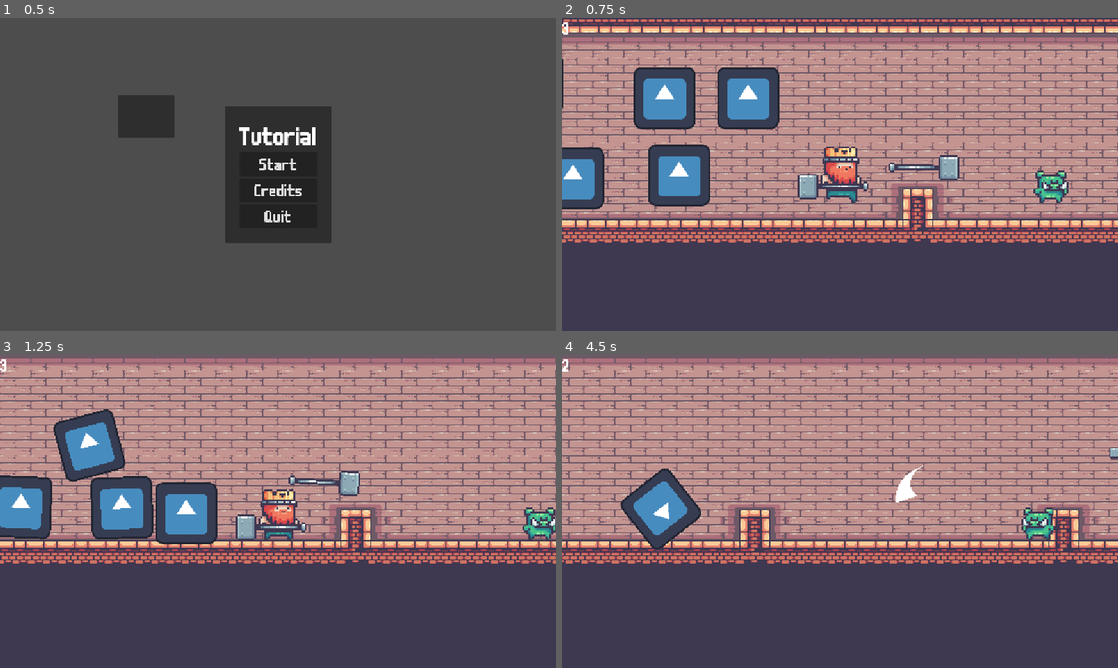
Above: before the commit, frames 1-4 (two rows, left to right).
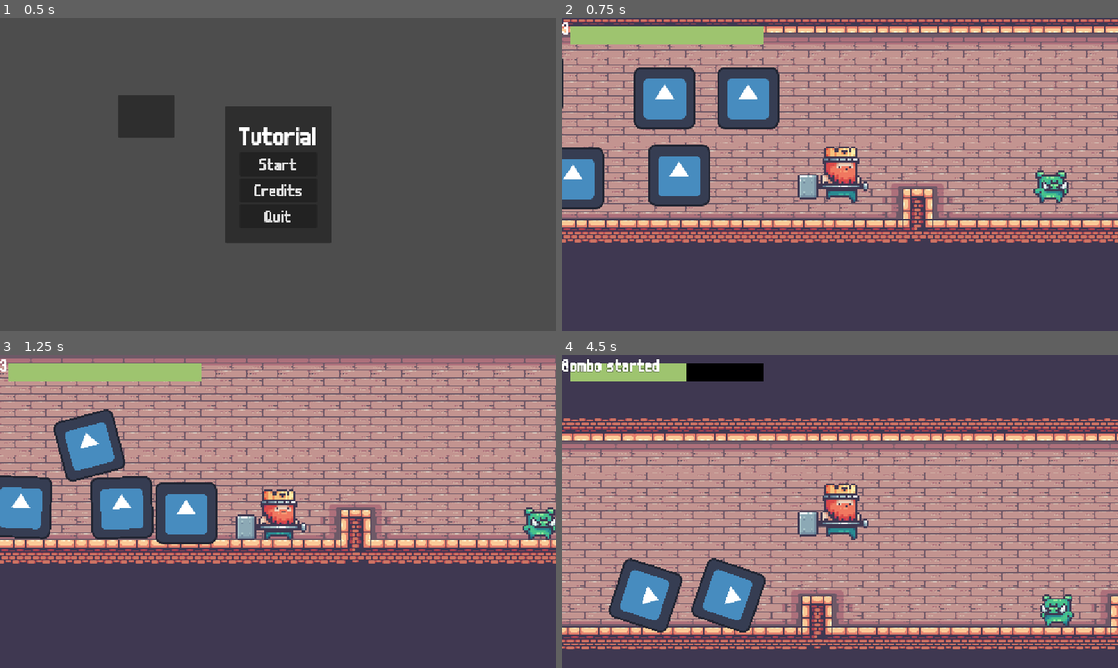
Above: after the commit, the same moments.

Repository: CC5408/Tutorial-CC5408-Oto-o-2025
Game: Godot game, scene res://ui/main_menu.tscn
The game is run twice, just before and just after one commit, with the same random seed, the same clock (stepped at 60 frames per second) and the same inputs. The engine's default icon, where the game draws it, is replaced by a stand-in: a white triangle on a blue panel in a dark square. Sound files missing from this copy of the repository are replaced by a short silence.
Inputs (mouse positions are in pixels of both pictures, inside the frame that each line leads up to):
- Up to frame 1 (0.5 s): no input
- Up to frame 2 (0.75 s): click "Start" at 0.5 s
- Up to frame 3 (1.25 s): no input
- Up to frame 4 (4.5 s): move the mouse to (962, 495) at 1.27 s; hold D (move_right) 1.28-2.78 s; click (962, 495) at 1.35 s; tap Space (jump) at 1.52, 2.27, 3.77 s; move the mouse to (728, 527) at 2.02 s; right-click (728, 527) at 2.1 s; move the mouse to (895, 442) at 2.77 s; hold A (move_left) 2.78-3.53 s; click (895, 442) at 2.85 s; move the mouse to (812, 574) at 3.52 s; hold D (move_right) from 3.53 s (still down); right-click (812, 574) at 3.6 s; click (812, 574) at 3.67 s; move the mouse to (1006, 558) at 4.27 s; click (1006, 558) at 4.35 s

Frame 1 is identical in both runs. In frame 2, 2.5% of the frame differs, in the area x 1-72%, y 2-52%; in frame 3, 3.4%; in frame 4, 77%, in the area x 0-100%, y 0-94%.

Commit message:
top down and wip combo

Diff:
--- /dev/null
+++ b/combos/hadouken.tres
@@ -0,0 +1,9 @@
+[gd_resource type="Resource" script_class="Combo" load_steps=2 format=3 uid="uid://bvrg8ex2rjmxk"]
+
+[ext_resource type="Script" uid="uid://d2dtwmrqn5pyb" path="res://scripts/combo.gd" id="1_xsilc"]
+
+[resource]
+script = ExtResource("1_xsilc")
+name = "Hadouken"
+keys = Array[int]([1, 3, 2])
+metadata/_custom_type_script = "uid://d2dtwmrqn5pyb"
--- /dev/null
+++ b/components/combo_component.gd
@@ -0,0 +1,46 @@
+class_name ComboComponent
+extends Node
+
+@export var combos: Array[Combo]
+@export var delay : float = 1.0
+
+var _current_combos: Array[Dictionary]
+var _current_combos_index: Array[int]
+
+#var _current_combos = Dictionary
+
+var _actions: Array[StringName] # [move_left, move_right, ...]
+func _ready() -> void:
+	for i in Combo.Key.values():
+		if i == 0:
+			continue
+		_actions.push_back(Combo.get_action(i))
+
+func _input(event: InputEvent) -> void:
+	for action in _actions:
+		if Input.is_action_just_pressed(action):
+			for i in combos.size():
+				var combo = combos[i]
+				if combo in _current_combos:
+					var next_combo_index = _current_combos_index[i] + 1
+					if combo.keys[next_combo_index] == Combo.get_key(action):
+						if next_combo_index == combo.keys.size():
+							Debug.log(combo.name)
+							_current_combos = []
+							_current_combos_index = []
+						else:
+							Debug.log("combo continue")
+							_current_combos_index[i] += 1
+					else:
+						Debug.log("combo stop")
+
+						var index = _current_combos.find(combo)
+						_current_combos.remove_at(index)
+						_current_combos_index.remove_at(index)
+				else:
+					if combo.keys.size() == 0:
+						continue
+					if combo.keys[0] == Combo.get_key(action):
+						Debug.log("combo started")
+						_current_combos.push_back(combo)
+						_current_combos_index.push_back(0)
--- /dev/null
+++ b/components/health_component.gd
@@ -0,0 +1,18 @@
+class_name HealthComponent
+extends Node
+
+signal died
+signal health_changed(value)
+
+@export var health: float = 100:
+	set(value):
+		if health == value:
+			return
+		health =  clamp(value, 0, max_health)
+		health_changed.emit(health)
+		if health == 0:
+			died.emit()
+@export var max_health: float = 100
+
+func take_damage(damage: float) -> void:
+	health -= damage
--- a/components/hurtbox.gd
+++ b/components/hurtbox.gd
@@ -1,5 +1,7 @@
 class_name Hurtbox
 extends Area2D
+
+@export var health_component: HealthComponent
 
 
 func _ready() -> void:
@@ -9,6 +11,9 @@
 func _on_area_entered(area: Area2D) -> void:
 	var hitbox = area as Hitbox
 	if hitbox:
-		if owner.has_method("take_damage"):
+		if health_component:
+			health_component.take_damage(hitbox.damage)
+			hitbox.damage_dealt.emit()
+		elif owner.has_method("take_damage"):
 			owner.take_damage(hitbox.damage)
 			hitbox.damage_dealt.emit()
--- a/scenes/hammer_rb.gd
+++ b/scenes/hammer_rb.gd
@@ -1,14 +1,4 @@
 extends RigidBody2D
 
 @onready var trail_spawn: Node2D = $TrailSpawn
-@onready var line_2d: Line2D = $Line2D
-
-
-func _process(delta: float) -> void:
-	_update_trail()
-
-
-func _update_trail() -> void:
-	if line_2d.points.size() 	> 20:
-		line_2d.remove_point(0)
-	line_2d.add_point(line_2d.to_local(trail_spawn.global_position))
+@onready var trail: Line2D = $Trail
--- a/scenes/hammer_rb.tscn
+++ b/scenes/hammer_rb.tscn
@@ -1,7 +1,8 @@
-[gd_scene load_steps=8 format=3 uid="uid://c8wt64e6xyyky"]
+[gd_scene load_steps=9 format=3 uid="uid://c8wt64e6xyyky"]
 
 [ext_resource type="Texture2D" uid="uid://b1yc6nrp02cut" path="res://assets/Kings and Pigs/hammer.png" id="1_mgjhq"]
 [ext_resource type="Script" uid="uid://624go3mb7n1c" path="res://scenes/hammer_rb.gd" id="1_vp2i0"]
+[ext_resource type="Script" uid="uid://cevu0fk5jqbgp" path="res://scenes/trail.gd" id="2_3fnmc"]
 [ext_resource type="Script" uid="uid://ct62y0ayfxtlc" path="res://components/flip_sprite.gd" id="2_vp2i0"]
 
 [sub_resource type="PhysicsMaterial" id="PhysicsMaterial_01xny"]
@@ -24,11 +25,12 @@
 script = ExtResource("1_vp2i0")
 metadata/_edit_group_ = true
 
-[node name="Line2D" type="Line2D" parent="."]
-show_behind_parent = true
-top_level = true
+[node name="Trail" type="Line2D" parent="."]
 position = Vector2(52, 0)
+points = PackedVector2Array(4, 0, 50, 2)
+width = 50.0
 width_curve = SubResource("Curve_vp2i0")
+script = ExtResource("2_3fnmc")
 
 [node name="FlipSprite" type="Sprite2D" parent="."]
 z_index = 1
--- a/scenes/pig.gd
+++ b/scenes/pig.gd
@@ -1,5 +1,4 @@
 extends CharacterBody2D
-
 
 
 @export var max_speed = 400
--- a/scenes/pig.tscn
+++ b/scenes/pig.tscn
@@ -37,6 +37,7 @@
 collision_layer = 2
 collision_mask = 2
 script = ExtResource("4_ct3s0")
+damage = 40
 metadata/_custom_type_script = "uid://8qviiitsyvio"
 
 [node name="CollisionShape2D" type="CollisionShape2D" parent="Pivot/Hitbox"]
--- a/scenes/player.gd
+++ b/scenes/player.gd
@@ -24,6 +24,8 @@
 @onready var sprite_2d: Sprite2D = $Pivot/Sprite2D
 @onready var collision_shape_2d: CollisionShape2D = $CollisionShape2D
 @onready var label: Label = $CanvasLayer/Label
+@onready var health_bar: ProgressBar = %HealthBar
+@onready var health_component: HealthComponent = $HealthComponent
 
 
 
@@ -31,6 +33,10 @@
 	animation_tree.active = true
 	hitbox.damage_dealt.connect(_on_damage_dealt)
 	label.text = str(Game.health)
+	health_component.health_changed.connect(_on_health_changed)
+	health_bar.value = health_component.health
+	health_bar.max_value = health_component.max_health
+	health_component.died.connect(death)
 
 func _physics_process(delta: float) -> void:
 	if not is_on_floor():
@@ -104,8 +110,6 @@
 
 
 func death() -> void:
-	Game.health -= 1
-	label.text = str(Game.health)
 	dead = true
 	playback.travel("death")
 	await animation_tree.animation_finished
@@ -116,6 +120,8 @@
 	await get_tree().create_timer(1.5).timeout
 	queue_free()
 
-	#if Game.health <= 0:
-		#return
-	#get_tree().reload_current_scene()
+	get_tree().reload_current_scene()
+
+
+func _on_health_changed(value: float) -> void:
+		health_bar.value = value
--- a/scenes/player.tscn
+++ b/scenes/player.tscn
@@ -16,7 +16,10 @@
 [ext_resource type="Texture2D" uid="uid://edw7x2ca7eqh" path="res://assets/Kings and Pigs/Sprites/01-King Human/Door Out (78x58).png" id="11_oprun"]
 [ext_resource type="Texture2D" uid="uid://bbeetx6bg2xre" path="res://assets/Kings and Pigs/Sprites/01-King Human/Hit (78x58).png" id="12_a8ls1"]
 [ext_resource type="Script" uid="uid://nt6fh6wqgklo" path="res://components/hurtbox.gd" id="16_a8ls1"]
-[ext_resource type="PackedScene" uid="uid://kqjsn3wwq6hy" path="res://scenes/hammer.tscn" id="17_qfm1y"]
+[ext_resource type="Script" uid="uid://b3e02jakehjm5" path="res://components/health_component.gd" id="17_qfm1y"]
+[ext_resource type="Script" uid="uid://di7l8fj8pbkxp" path="res://components/combo_component.gd" id="18_fulsm"]
+[ext_resource type="Script" uid="uid://d2dtwmrqn5pyb" path="res://scripts/combo.gd" id="19_60mlk"]
+[ext_resource type="Resource" uid="uid://bvrg8ex2rjmxk" path="res://combos/hadouken.tres" id="20_i4ail"]
 
 [sub_resource type="CapsuleShape2D" id="CapsuleShape2D_qhqgy"]
 radius = 25.0
@@ -709,6 +712,12 @@
 radius = 34.0
 height = 132.0
 
+[sub_resource type="StyleBoxFlat" id="StyleBoxFlat_qfm1y"]
+bg_color = Color(0, 0, 0, 1)
+
+[sub_resource type="StyleBoxFlat" id="StyleBoxFlat_fulsm"]
+bg_color = Color(0.617463, 0.769218, 0.435641, 1)
+
 [node name="Player" type="CharacterBody2D"]
 collision_layer = 3
 script = ExtResource("1_3vyb7")
@@ -765,14 +774,19 @@
 
 [node name="Camera2D" type="Camera2D" parent="."]
 
-[node name="Hurtbox" type="Area2D" parent="."]
+[node name="Hurtbox" type="Area2D" parent="." node_paths=PackedStringArray("health_component")]
 collision_layer = 2
 collision_mask = 2
 script = ExtResource("16_a8ls1")
+health_component = NodePath("../HealthComponent")
 metadata/_custom_type_script = "uid://nt6fh6wqgklo"
 
 [node name="CollisionShape2D" type="CollisionShape2D" parent="Hurtbox"]
 shape = SubResource("CapsuleShape2D_qfm1y")
+
+[node name="HealthComponent" type="Node" parent="."]
+script = ExtResource("17_qfm1y")
+metadata/_custom_type_script = "uid://b3e02jakehjm5"
 
 [node name="CanvasLayer" type="CanvasLayer" parent="."]
 
@@ -781,4 +795,24 @@
 offset_bottom = 41.0
 text = "XX"
 
-[node name="Hammer" parent="." instance=ExtResource("17_qfm1y")]
+[node name="MarginContainer" type="MarginContainer" parent="CanvasLayer"]
+offset_right = 433.0
+offset_bottom = 69.0
+theme_override_constants/margin_left = 16
+theme_override_constants/margin_top = 16
+theme_override_constants/margin_right = 16
+theme_override_constants/margin_bottom = 16
+
+[node name="HealthBar" type="ProgressBar" parent="CanvasLayer/MarginContainer"]
+unique_name_in_owner = true
+layout_mode = 2
+size_flags_vertical = 1
+theme_override_styles/background = SubResource("StyleBoxFlat_qfm1y")
+theme_override_styles/fill = SubResource("StyleBoxFlat_fulsm")
+value = 50.0
+show_percentage = false
+
+[node name="ComboComponent" type="Node" parent="."]
+script = ExtResource("18_fulsm")
+combos = Array[ExtResource("19_60mlk")]([ExtResource("20_i4ail")])
+metadata/_custom_type_script = "uid://di7l8fj8pbkxp"
--- /dev/null
+++ b/scenes/top_down.tscn
@@ -0,0 +1,14 @@
+[gd_scene load_steps=3 format=3 uid="uid://d0g2yfpave4pg"]
+
+[ext_resource type="Texture2D" uid="uid://cuamxtacfvms1" path="res://icon.svg" id="1_3dnmi"]
+[ext_resource type="PackedScene" uid="uid://oxd2v7ylwsgd" path="res://scenes/top_down_player.tscn" id="2_kfgps"]
+
+[node name="TopDown" type="Node2D"]
+
+[node name="Icon" type="Sprite2D" parent="."]
+position = Vector2(620, 242)
+scale = Vector2(41.3906, 14.2656)
+texture = ExtResource("1_3dnmi")
+
+[node name="TopDownPlayer" parent="." instance=ExtResource("2_kfgps")]
+position = Vector2(584, 292)
--- /dev/null
+++ b/scenes/top_down_player.gd
@@ -0,0 +1,22 @@
+extends CharacterBody2D
+
+
+@export var max_speed = 400
+@export var acceleration = 500
+
+@onready var animation_tree: AnimationTree = $AnimationTree
+@onready var playback: AnimationNodeStateMachinePlayback = animation_tree["parameters/playback"]
+
+func _physics_process(delta: float) -> void:
+
+	var move_input = Input.get_vector("move_left", "move_right", "move_up", "move_down")
+	velocity = velocity.move_toward(move_input * max_speed, acceleration * delta)
+	move_and_slide()
+
+	# animations
+	if move_input.is_zero_approx():
+		playback.travel("idle")
+	else:
+		playback.travel("walk")
+		animation_tree["parameters/idle/blend_position"] = move_input
+		animation_tree["parameters/walk/blend_position"] = move_input
--- /dev/null
+++ b/scenes/top_down_player.tscn
@@ -0,0 +1,251 @@
+[gd_scene load_steps=28 format=3 uid="uid://oxd2v7ylwsgd"]
+
+[ext_resource type="Texture2D" uid="uid://bdtj7iib4842f" path="res://assets/characters/Small-8-Direction-Characters_by_AxulArt/Small-8-Direction-Characters_by_AxulArt.png" id="1_2hsqi"]
+[ext_resource type="Script" uid="uid://cu1n8axlccubk" path="res://scenes/top_down_player.gd" id="1_vxkrt"]
+
+[sub_resource type="CircleShape2D" id="CircleShape2D_2hsqi"]
+radius = 18.0278
+
+[sub_resource type="Animation" id="Animation_ijppq"]
+resource_name = "idle_left"
+length = 0.1
+step = 0.1
+tracks/0/type = "value"
+tracks/0/imported = false
+tracks/0/enabled = true
+tracks/0/path = NodePath("Sprite2D:frame_coords")
+tracks/0/interp = 1
+tracks/0/loop_wrap = true
+tracks/0/keys = {
+"times": PackedFloat32Array(0),
+"transitions": PackedFloat32Array(1),
+"update": 1,
+"values": [Vector2i(6, 6)]
+}
+
+[sub_resource type="Animation" id="Animation_7pu5x"]
+length = 0.001
+tracks/0/type = "value"
+tracks/0/imported = false
+tracks/0/enabled = true
+tracks/0/path = NodePath("Sprite2D:frame_coords")
+tracks/0/interp = 1
+tracks/0/loop_wrap = true
+tracks/0/keys = {
+"times": PackedFloat32Array(0),
+"transitions": PackedFloat32Array(1),
+"update": 1,
+"values": [Vector2i(4, 7)]
+}
+
+[sub_resource type="Animation" id="Animation_2bsbd"]
+resource_name = "idle_right"
+length = 0.1
+tracks/0/type = "value"
+tracks/0/imported = false
+tracks/0/enabled = true
+tracks/0/path = NodePath("Sprite2D:frame_coords")
+tracks/0/interp = 1
+tracks/0/loop_wrap = true
+tracks/0/keys = {
+"times": PackedFloat32Array(0),
+"transitions": PackedFloat32Array(1),
+"update": 1,
+"values": [Vector2i(2, 6)]
+}
+
+[sub_resource type="Animation" id="Animation_yhm7s"]
+resource_name = "idle_up"
+length = 0.1
+tracks/0/type = "value"
+tracks/0/imported = false
+tracks/0/enabled = true
+tracks/0/path = NodePath("Sprite2D:frame_coords")
+tracks/0/interp = 1
+tracks/0/loop_wrap = true
+tracks/0/keys = {
+"times": PackedFloat32Array(0),
+"transitions": PackedFloat32Array(1),
+"update": 1,
+"values": [Vector2i(0, 6)]
+}
+
+[sub_resource type="Animation" id="Animation_kb0lg"]
+resource_name = "idle_down"
+length = 0.1
+tracks/0/type = "value"
+tracks/0/imported = false
+tracks/0/enabled = true
+tracks/0/path = NodePath("Sprite2D:frame_coords")
+tracks/0/interp = 1
+tracks/0/loop_wrap = true
+tracks/0/keys = {
+"times": PackedFloat32Array(0),
+"transitions": PackedFloat32Array(1),
+"update": 1,
+"values": [Vector2i(4, 6)]
+}
+
+[sub_resource type="Animation" id="Animation_db3s3"]
+resource_name = "walk_down"
+length = 0.1
+tracks/0/type = "value"
+tracks/0/imported = false
+tracks/0/enabled = true
+tracks/0/path = NodePath("Sprite2D:frame_coords")
+tracks/0/interp = 1
+tracks/0/loop_wrap = true
+tracks/0/keys = {
+"times": PackedFloat32Array(0),
+"transitions": PackedFloat32Array(1),
+"update": 1,
+"values": [Vector2i(4, 7)]
+}
+
+[sub_resource type="Animation" id="Animation_lbhh4"]
+resource_name = "walk_left"
+length = 0.1
+step = 0.1
+tracks/0/type = "value"
+tracks/0/imported = false
+tracks/0/enabled = true
+tracks/0/path = NodePath("Sprite2D:frame_coords")
+tracks/0/interp = 1
+tracks/0/loop_wrap = true
+tracks/0/keys = {
+"times": PackedFloat32Array(0),
+"transitions": PackedFloat32Array(1),
+"update": 1,
+"values": [Vector2i(6, 7)]
+}
+
+[sub_resource type="Animation" id="Animation_8pqot"]
+resource_name = "walk_right"
+length = 0.1
+tracks/0/type = "value"
+tracks/0/imported = false
+tracks/0/enabled = true
+tracks/0/path = NodePath("Sprite2D:frame_coords")
+tracks/0/interp = 1
+tracks/0/loop_wrap = true
+tracks/0/keys = {
+"times": PackedFloat32Array(0),
+"transitions": PackedFloat32Array(1),
+"update": 1,
+"values": [Vector2i(2, 7)]
+}
+
+[sub_resource type="Animation" id="Animation_60dcw"]
+resource_name = "walk_up"
+length = 0.1
+tracks/0/type = "value"
+tracks/0/imported = false
+tracks/0/enabled = true
+tracks/0/path = NodePath("Sprite2D:frame_coords")
+tracks/0/interp = 1
+tracks/0/loop_wrap = true
+tracks/0/keys = {
+"times": PackedFloat32Array(0),
+"transitions": PackedFloat32Array(1),
+"update": 1,
+"values": [Vector2i(0, 7)]
+}
+
+[sub_resource type="AnimationLibrary" id="AnimationLibrary_sal6b"]
+_data = {
+&"RESET": SubResource("Animation_7pu5x"),
+&"idle_down": SubResource("Animation_kb0lg"),
+&"idle_left": SubResource("Animation_ijppq"),
+&"idle_right": SubResource("Animation_2bsbd"),
+&"idle_up": SubResource("Animation_yhm7s"),
+&"walk_down": SubResource("Animation_db3s3"),
+&"walk_left": SubResource("Animation_lbhh4"),
+&"walk_right": SubResource("Animation_8pqot"),
+&"walk_up": SubResource("Animation_60dcw")
+}
+
+[sub_resource type="AnimationNodeAnimation" id="AnimationNodeAnimation_fabdb"]
+animation = &"idle_down"
+
+[sub_resource type="AnimationNodeAnimation" id="AnimationNodeAnimation_qkk1x"]
+animation = &"idle_up"
+
+[sub_resource type="AnimationNodeAnimation" id="AnimationNodeAnimation_xpcgp"]
+animation = &"idle_right"
+
+[sub_resource type="AnimationNodeAnimation" id="AnimationNodeAnimation_2oksy"]
+animation = &"idle_left"
+
+[sub_resource type="AnimationNodeBlendSpace2D" id="AnimationNodeBlendSpace2D_d1r15"]
+blend_point_0/node = SubResource("AnimationNodeAnimation_fabdb")
+blend_point_0/pos = Vector2(0, 0.5)
+blend_point_1/node = SubResource("AnimationNodeAnimation_qkk1x")
+blend_point_1/pos = Vector2(0, -0.5)
+blend_point_2/node = SubResource("AnimationNodeAnimation_xpcgp")
+blend_point_2/pos = Vector2(0.5, 0)
+blend_point_3/node = SubResource("AnimationNodeAnimation_2oksy")
+blend_point_3/pos = Vector2(-0.5, 0)
+blend_mode = 1
+
+[sub_resource type="AnimationNodeAnimation" id="AnimationNodeAnimation_xejcp"]
+animation = &"walk_down"
+
+[sub_resource type="AnimationNodeAnimation" id="AnimationNodeAnimation_urp33"]
+animation = &"walk_up"
+
+[sub_resource type="AnimationNodeAnimation" id="AnimationNodeAnimation_3g3tn"]
+animation = &"walk_right"
+
+[sub_resource type="AnimationNodeAnimation" id="AnimationNodeAnimation_3fque"]
+animation = &"walk_left"
+
+[sub_resource type="AnimationNodeBlendSpace2D" id="AnimationNodeBlendSpace2D_q0xrl"]
+blend_point_0/node = SubResource("AnimationNodeAnimation_xejcp")
+blend_point_0/pos = Vector2(0, 0.5)
+blend_point_1/node = SubResource("AnimationNodeAnimation_urp33")
+blend_point_1/pos = Vector2(0, -0.5)
+blend_point_2/node = SubResource("AnimationNodeAnimation_3g3tn")
+blend_point_2/pos = Vector2(0.5, 0)
+blend_point_3/node = SubResource("AnimationNodeAnimation_3fque")
+blend_point_3/pos = Vector2(-0.5, 0)
+blend_mode = 1
+
+[sub_resource type="AnimationNodeStateMachineTransition" id="AnimationNodeStateMachineTransition_a2via"]
+advance_mode = 2
+
+[sub_resource type="AnimationNodeStateMachineTransition" id="AnimationNodeStateMachineTransition_pta6c"]
+
+[sub_resource type="AnimationNodeStateMachineTransition" id="AnimationNodeStateMachineTransition_xjw5e"]
+
+[sub_resource type="AnimationNodeStateMachine" id="AnimationNodeStateMachine_48wat"]
+states/idle/node = SubResource("AnimationNodeBlendSpace2D_d1r15")
+states/idle/position = Vector2(346.531, 111.6)
+states/walk/node = SubResource("AnimationNodeBlendSpace2D_q0xrl")
+states/walk/position = Vector2(539.331, 128.4)
+transitions = ["Start", "idle", SubResource("AnimationNodeStateMachineTransition_a2via"), "idle", "walk", SubResource("AnimationNodeStateMachineTransition_pta6c"), "walk", "idle", SubResource("AnimationNodeStateMachineTransition_xjw5e")]
+graph_offset = Vector2(55.331, -36)
+
+[node name="TopDownPlayer" type="CharacterBody2D"]
+script = ExtResource("1_vxkrt")
+
+[node name="Sprite2D" type="Sprite2D" parent="."]
+position = Vector2(0, -42)
+scale = Vector2(6, 6)
+texture = ExtResource("1_2hsqi")
+hframes = 8
+vframes = 12
+frame = 60
+
+[node name="CollisionShape2D" type="CollisionShape2D" parent="."]
+shape = SubResource("CircleShape2D_2hsqi")
+
+[node name="AnimationPlayer" type="AnimationPlayer" parent="."]
+libraries = {
+&"": SubResource("AnimationLibrary_sal6b")
+}
+
+[node name="AnimationTree" type="AnimationTree" parent="."]
+tree_root = SubResource("AnimationNodeStateMachine_48wat")
+anim_player = NodePath("../AnimationPlayer")
+parameters/idle/blend_position = Vector2(-0.602632, 0.693141)
+parameters/walk/blend_position = Vector2(-0.821053, 1.2852)
--- /dev/null
+++ b/scenes/trail.gd
@@ -0,0 +1,15 @@
+extends Line2D
+
+@onready var offset := transform
+
+func _process(delta: float) -> void:
+	var parent = get_parent() as Node2D
+	if parent:
+		global_transform = parent.global_transform * offset
+	_update_trail()
+
+
+func _update_trail() -> void:
+	if points.size() > 20:
+		remove_point(0)
+	add_point(position)
--- /dev/null
+++ b/scripts/combo.gd
@@ -0,0 +1,41 @@
+class_name Combo
+extends Resource
+
+
+enum Key {
+	NONE,
+	MOVE_LEFT,
+	MOVE_RIGHT,
+	MOVE_UP,
+	MOVE_DOWN
+}
+
+
+@export var name: String
+@export var keys: Array[Combo.Key]
+
+
+static func get_action(key: Key) -> StringName:
+	match key:
+		Key.MOVE_LEFT:
+			return "move_left"
+		Key.MOVE_RIGHT:
+			return "move_right"
+		Key.MOVE_UP:
+			return "move_up"
+		Key.MOVE_DOWN:
+			return "move_down"
+	return "unknown"
+
+
+static func get_key(action: StringName) -> Combo.Key:
+	match action:
+		"move_left":
+			return Key.MOVE_LEFT
+		"move_right":
+			return Key.MOVE_RIGHT
+		"move_up":
+			return Key.MOVE_UP
+		"move_down":
+			return Key.MOVE_DOWN
+	return Key.NONE
Binary file added: assets/characters/Small-8-Direction-Characters_by_AxulArt/Small-8-Direction-Characters_by_AxulArt.png
Not shown, added: assets/characters/Small-8-Direction-Characters_by_AxulArt/Small-8-Direction-Characters_by_AxulArt.png.import
Not shown, added: assets/characters/Small-8-Direction-Characters_by_AxulArt/license.txt
Not shown, added: components/combo_component.gd.uid
Not shown, added: components/health_component.gd.uid
Not shown: 1 places in scenes/player.tscn that only renumber resources
Not shown, added: scenes/top_down_player.gd.uid
Not shown, added: scenes/trail.gd.uid
Not shown, added: scripts/combo.gd.uid
